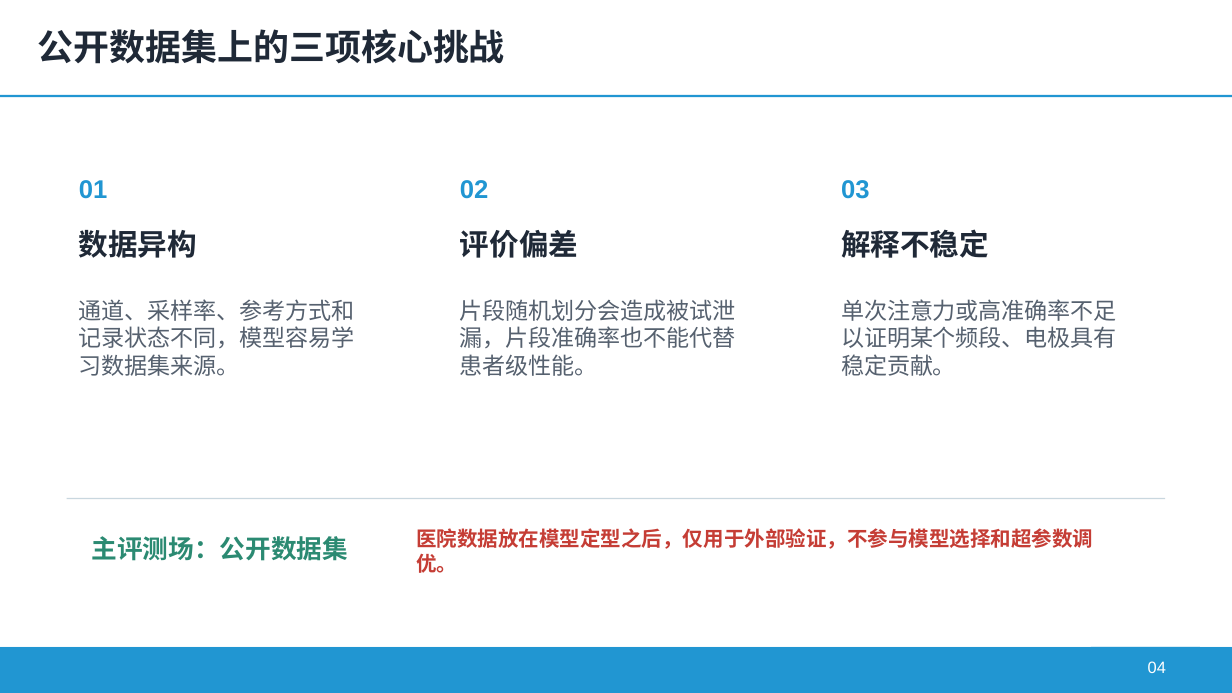
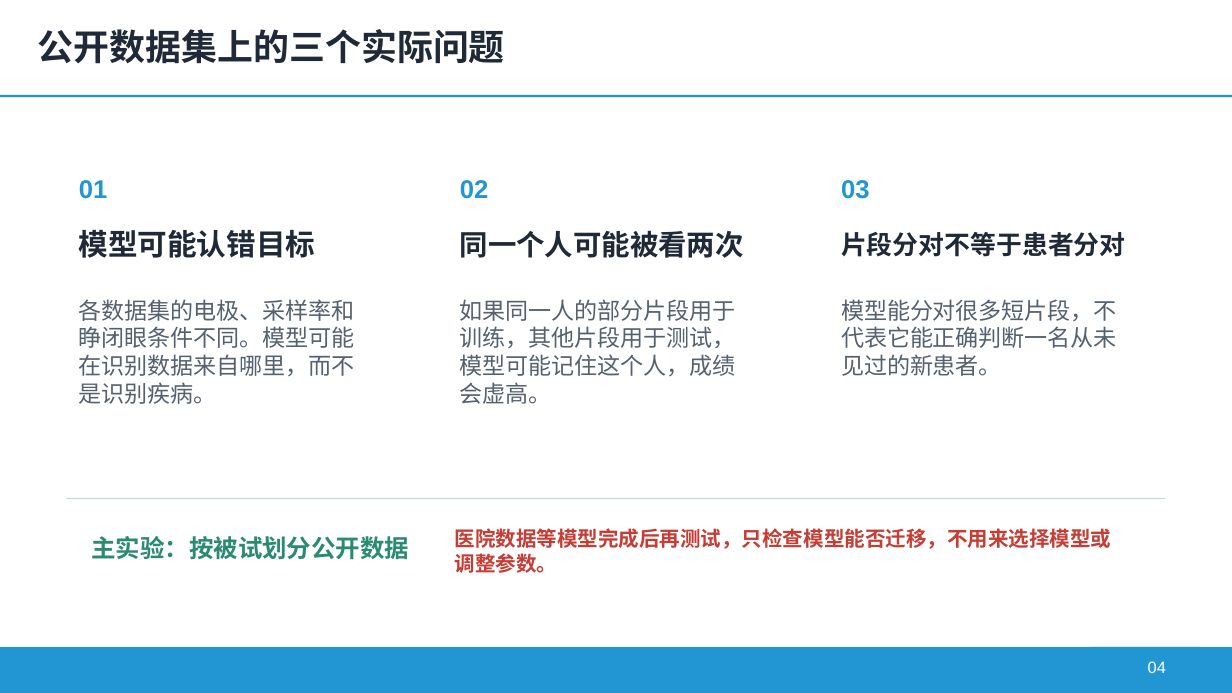
Before and after one commit to Andre050312/FYP, a slide deck: slide 4 of .codex-finalizer-v2/candidate-v2.pptx. Drawn at 1232x693 pixels with LibreOffice and Linux fonts; fonts in the diff are those of the drawing. Boxes give left, top, right and bottom in pixels: in the first picture for what was removed or moved away, otherwise in the second. Text is boxed around its words. In the diff, an @@ line names an element or a change of style, - is before the commit and + after.

```diff
--- a/.codex-finalizer-v2/candidate-v2.pptx
+++ b/.codex-finalizer-v2/candidate-v2.pptx
@@ text at (38,29,505,64): text changed @@
-公开数据集上的三项核心挑战
+公开数据集上的三个实际问题
@@ text at (79,230,315,258): text changed @@
-数据异构
+模型可能认错目标
@@ text at (460,231,744,258): text changed; size 17.2 to 16.6 pt @@
-评价偏差
+同一个人可能被看两次
@@ text at (841,232,1125,257): text changed; size 17.2 to 15.1 pt @@
-解释不稳定
+片段分对不等于患者分对
@@ text at (79,299,355,404): text changed @@
-通道、采样率、参考方式和记录状态不同，模型容易学习数据集来源。
+各数据集的电极、采样率和睁闭眼条件不同。模型可能在识别数据来自哪里，而不是识别疾病。
@@ text at (460,299,736,404): text changed @@
-片段随机划分会造成被试泄漏，片段准确率也不能代替患者级性能。
+如果同一人的部分片段用于训练，其他片段用于测试，模型可能记住这个人，成绩会虚高。
@@ text at (841,299,1117,376): text changed @@
-单次注意力或高准确率不足以证明某个频段、电极具有稳定贡献。
+模型能分对很多短片段，不代表它能正确判断一名从未见过的新患者。
@@ text at (92,536,409,560): text changed; size 15 to 14.2 pt @@
-主评测场：公开数据集
+主实验：按被试划分公开数据
@@ text at (455,528,1111,573): text changed @@
-医院数据放在模型定型之后，仅用于外部验证，不参与模型选择和超参数调优。
+医院数据等模型完成后再测试，只检查模型能否迁移，不用来选择模型或调整参数。
```
Also in this commit, not shown: 18 other files.
